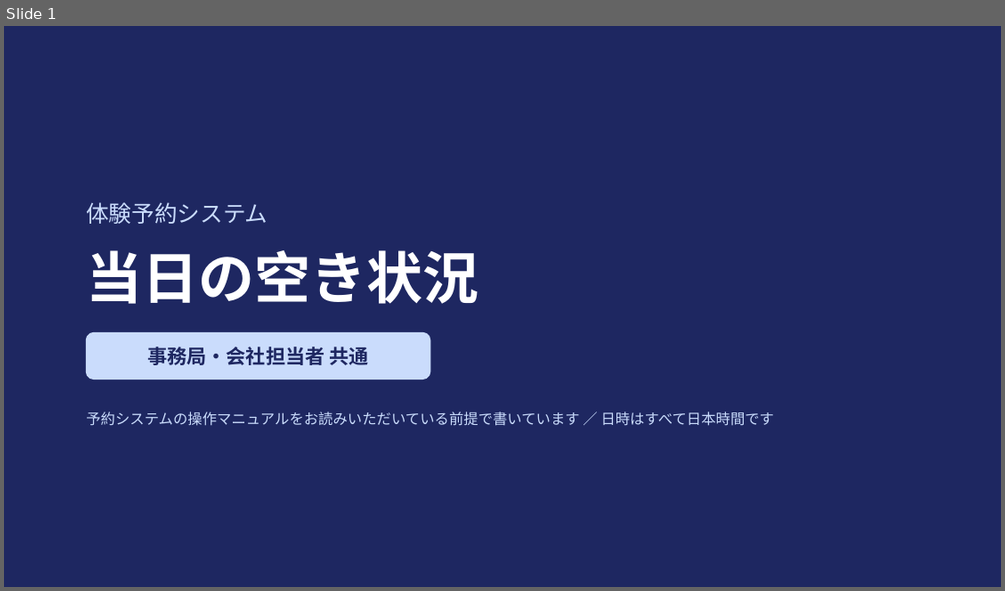
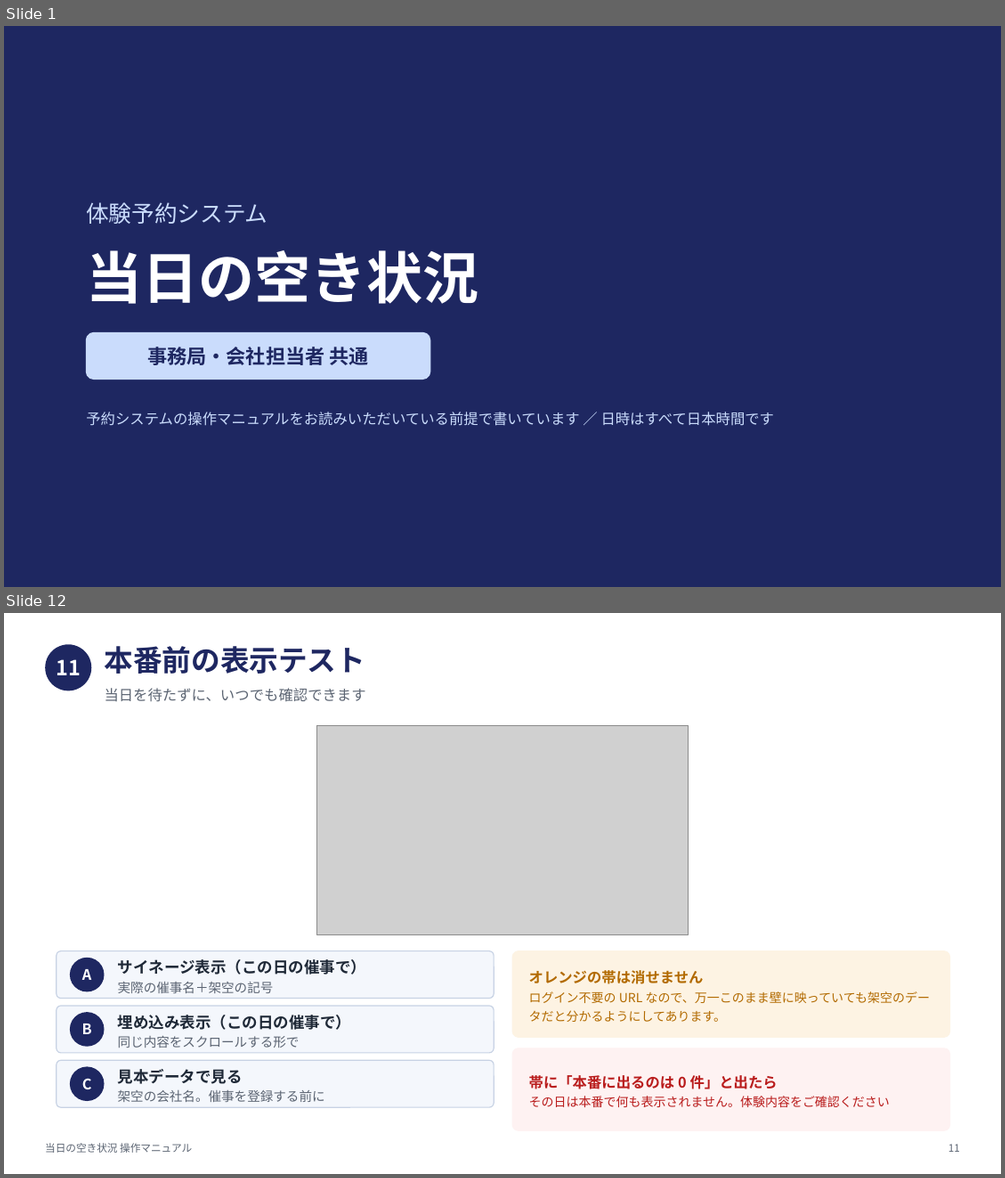
Before and after one commit to nisplus/reserve, a slide deck: docs/manual-vacancy.pptx. Shown one above the other, each under a label of ours: slide 1 before the commit, slides 1 and 12 after it; the slides between them are not shown. The pictures are 1005x591 and 1005x1178 pixels, drawn with LibreOffice and Linux fonts; fonts in the diff are those of the drawing; grey boxes stand for pictures. Boxes give left, top, right and bottom in pixels: in the first picture for what was removed or moved away, otherwise in the second. Text is boxed around its words. In the diff, an @@ line names an element or a change of style, - is before the commit and + after.

```diff
--- a/docs/manual-vacancy.pptx
+++ b/docs/manual-vacancy.pptx
@@ slide 12 added at box(4, 613, 1001, 1174), background #FFFFFF @@
@@ ellipse added at box(45, 644, 91, 690), fill #1E2761 @@
@@ text added at box(56, 659, 81, 675), 20 pt, text #FFFFFF, bold @@
+11
@@ text added at box(105, 646, 366, 674), 28 pt, text #1E2761, bold @@
+本番前の表示テスト
@@ text added at box(105, 688, 366, 702), 14 pt, text #5B6472 @@
+当日を待たずに、いつでも確認できます
@@ picture added at box(316, 725, 688, 934) @@
@@ rounded rectangle added at box(57, 951, 494, 998), fill #F4F7FC, outline #C7D2E4 1 pt @@
@@ ellipse added at box(70, 957, 105, 992), fill #1E2761 @@
@@ text added at box(118, 959, 367, 993), 15 pt, text #1F2937, bold @@
+サイネージ表示（この日の催事で）
+実際の催事名＋架空の記号
@@ rounded rectangle added at box(512, 951, 950, 1037), fill #FDF3E3, outline #FDF3E3 1 pt @@
@@ text added at box(82, 969, 91, 980), 14 pt, text #FFFFFF, bold @@
+A
@@ text added at box(529, 970, 930, 1022), 12 pt, text #B26A00 @@
+オレンジの帯は消せません
+ログイン不要の URL なので、万一このまま壁に映っていても架空のデータだと分かるようにしてあります。
@@ rounded rectangle added at box(57, 1005, 494, 1053), fill #F4F7FC, outline #C7D2E4 1 pt @@
@@ ellipse added at box(70, 1012, 105, 1046), fill #1E2761 @@
@@ text added at box(82, 1023, 92, 1034), 14 pt, text #FFFFFF, bold @@
+B
@@ text added at box(118, 1014, 351, 1047), 15 pt, text #1F2937, bold @@
+埋め込み表示（この日の催事で）
+同じ内容をスクロールする形で
@@ rounded rectangle added at box(57, 1060, 494, 1107), fill #F4F7FC, outline #C7D2E4 1 pt @@
@@ rounded rectangle added at box(512, 1048, 950, 1130), fill #FEF2F2, outline #FEF2F2 1 pt @@
@@ ellipse added at box(70, 1067, 105, 1102), fill #1E2761 @@
@@ text added at box(82, 1078, 92, 1089), 14 pt, text #FFFFFF, bold @@
+C
@@ text added at box(118, 1069, 325, 1102), 12.5 pt, text #5B6472 @@
+見本データで見る
+架空の会社名。催事を登録する前に
@@ text added at box(529, 1075, 890, 1107), 12 pt, text #B91C1C @@
+帯に「本番に出るのは 0 件」と出たら
+その日は本番で何も表示されません。体験内容をご確認ください
@@ text added at box(45, 1143, 192, 1152), 10 pt, text #5B6472 @@
+当日の空き状況 操作マニュアル
@@ text added at box(948, 1143, 960, 1151), 10 pt, text #5B6472 @@
+11
```
Also in this commit, not shown: 9 slides changed, 5 other slides added, 1 slide removed, 9 other files.
